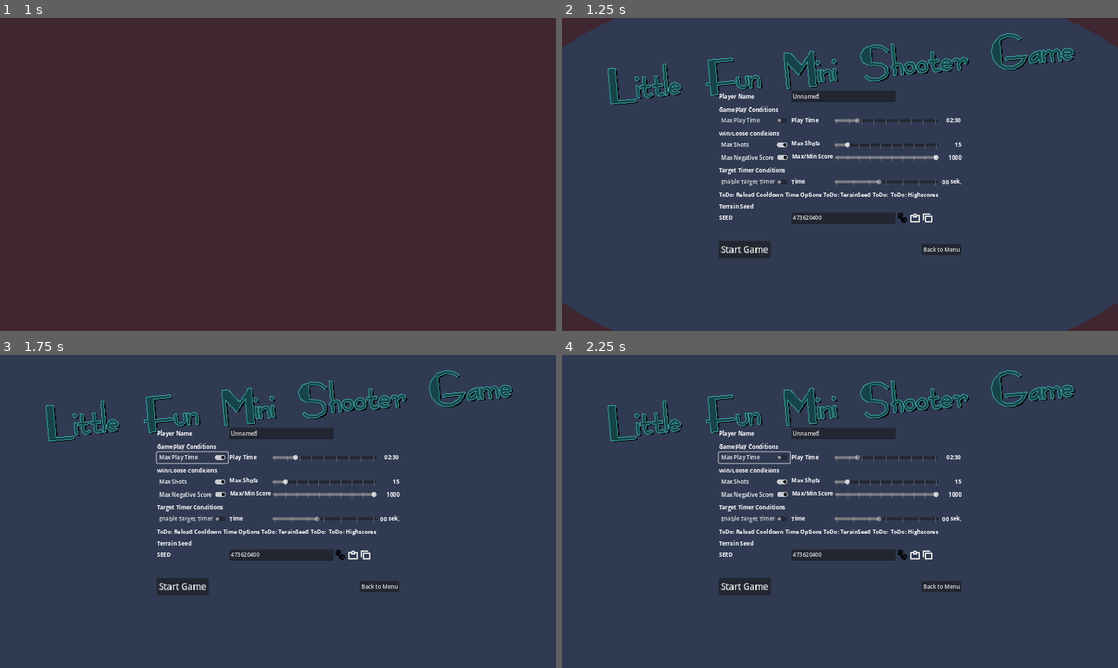
Above: before the commit, frames 1-4 (two rows, left to right).
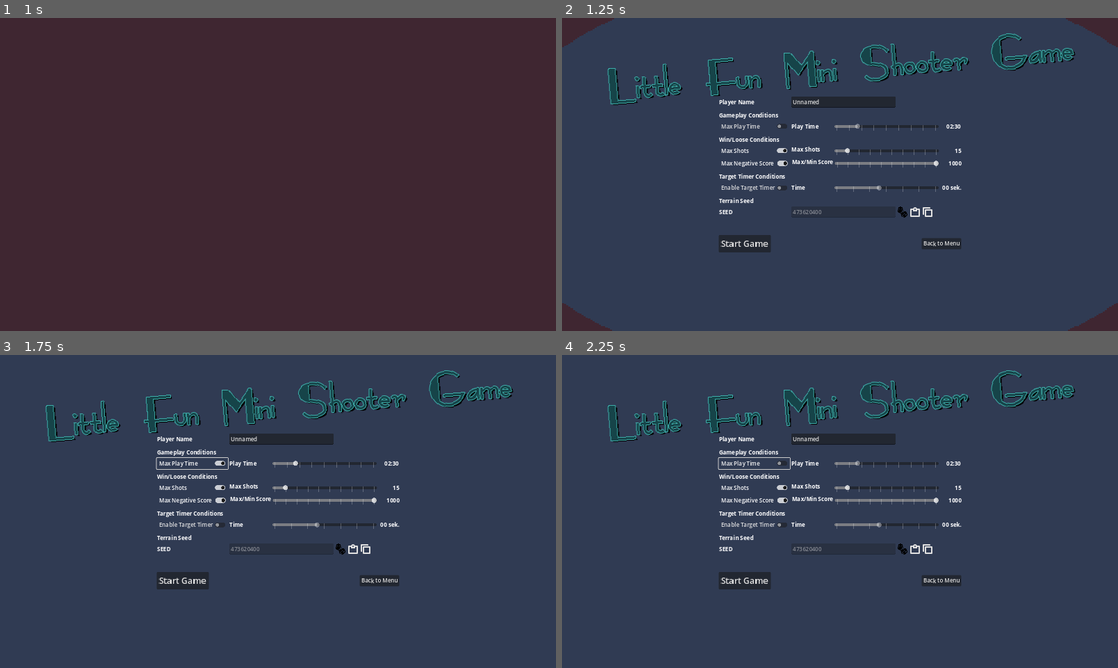
Above: after the commit, the same moments.

Repository: Coding-4Fun/Just4Fun_Mini_Shootergame
Game: Godot game, scene res://UI/MainMenuUI/MainMenuUI.tscn
Same seed, same stepped clock (60 frames per second), same inputs: the game is played once before the commit and once after it.
Inputs:
- Up to frame 1 (1 s): click "Play" at 0.5 s
- Up to frame 2 (1.25 s): no input
- Up to frame 3 (1.75 s): click "Max Play Time" at 1.25 s
- Up to frame 4 (2.25 s): click "Max Play Time" at 2 s

Frame 1 is identical in both runs. In frame 2, 5.9% of the frame differs, in the area x 28-72%, y 23-77%; in frame 3, 6.0%; in frame 4, 6.0%.
Error in both runs: Attempt to call function 'get_as_text' in base 'null instance' on a null instance. (res://Globals/GameConfig/config.gd:78)

Commit message:
Chg: Make seed Input readonly Mve: ToDo Labels to Bottom and Hide them

Diff:
--- a/UI/GameSettingsDialog/GameSettings.tscn
+++ b/UI/GameSettingsDialog/GameSettings.tscn
@@ -242,25 +242,6 @@
 text = "sek."
 horizontal_alignment = 2
 
-[node name="VBoxToDo" type="FlowContainer" parent="centerContainer/vBoxContainer"]
-layout_mode = 2
-
-[node name="label" type="Label" parent="centerContainer/vBoxContainer/VBoxToDo"]
-layout_mode = 2
-text = "ToDo: Reload Cooldown Time Options"
-
-[node name="label2" type="Label" parent="centerContainer/vBoxContainer/VBoxToDo"]
-layout_mode = 2
-text = "ToDo: TerainSeed"
-
-[node name="label3" type="Label" parent="centerContainer/vBoxContainer/VBoxToDo"]
-layout_mode = 2
-text = "ToDo: "
-
-[node name="label4" type="Label" parent="centerContainer/vBoxContainer/VBoxToDo"]
-layout_mode = 2
-text = "ToDo: Highscores"
-
 [node name="VBoxTerrainSeed" type="VBoxContainer" parent="centerContainer/vBoxContainer"]
 layout_mode = 2
 
@@ -281,6 +262,7 @@
 layout_mode = 2
 tooltip_text = "Press Enter after setting Custom Seed"
 placeholder_text = "Press Button to generate"
+editable = false
 
 [node name="TexButtGenerateRandomSeed" type="TextureButton" parent="centerContainer/vBoxContainer/VBoxTerrainSeed/HBoxPlayername"]
 custom_minimum_size = Vector2(32, 32)
@@ -327,3 +309,24 @@
 size_flags_horizontal = 10
 size_flags_vertical = 4
 text = "Back to Menu"
+
+[node name="VBoxToDo" type="FlowContainer" parent="centerContainer/vBoxContainer"]
+visible = false
+layout_mode = 2
+vertical = true
+
+[node name="label" type="Label" parent="centerContainer/vBoxContainer/VBoxToDo"]
+layout_mode = 2
+text = "ToDo: Reload Cooldown Time Options"
+
+[node name="label2" type="Label" parent="centerContainer/vBoxContainer/VBoxToDo"]
+layout_mode = 2
+text = "ToDo: TerainSeed"
+
+[node name="label3" type="Label" parent="centerContainer/vBoxContainer/VBoxToDo"]
+layout_mode = 2
+text = "ToDo: "
+
+[node name="label4" type="Label" parent="centerContainer/vBoxContainer/VBoxToDo"]
+layout_mode = 2
+text = "ToDo: Highscores"
